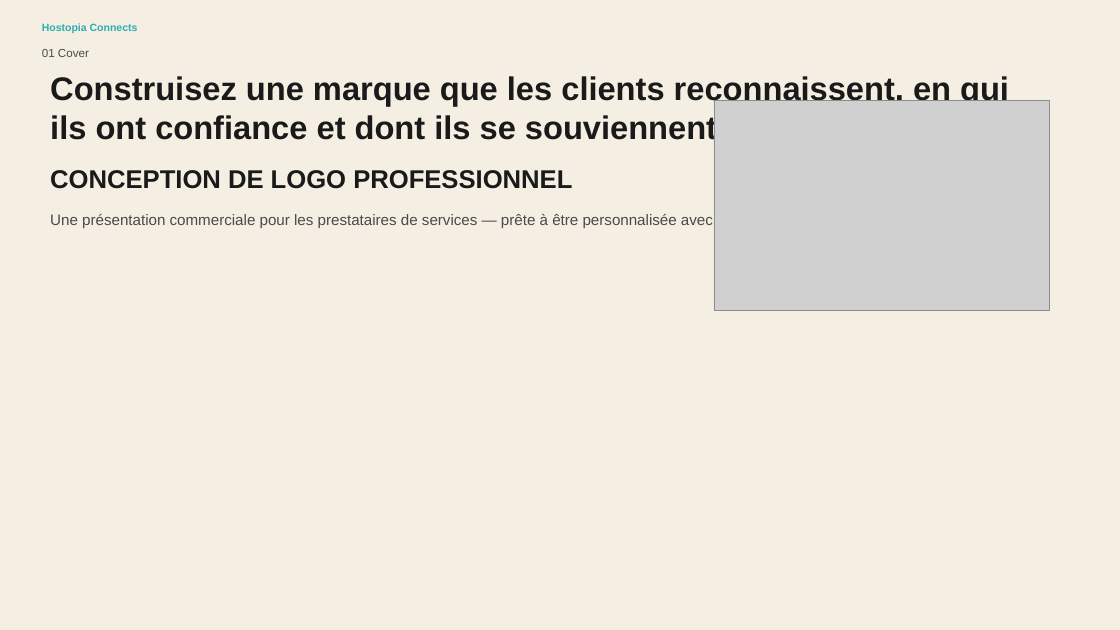
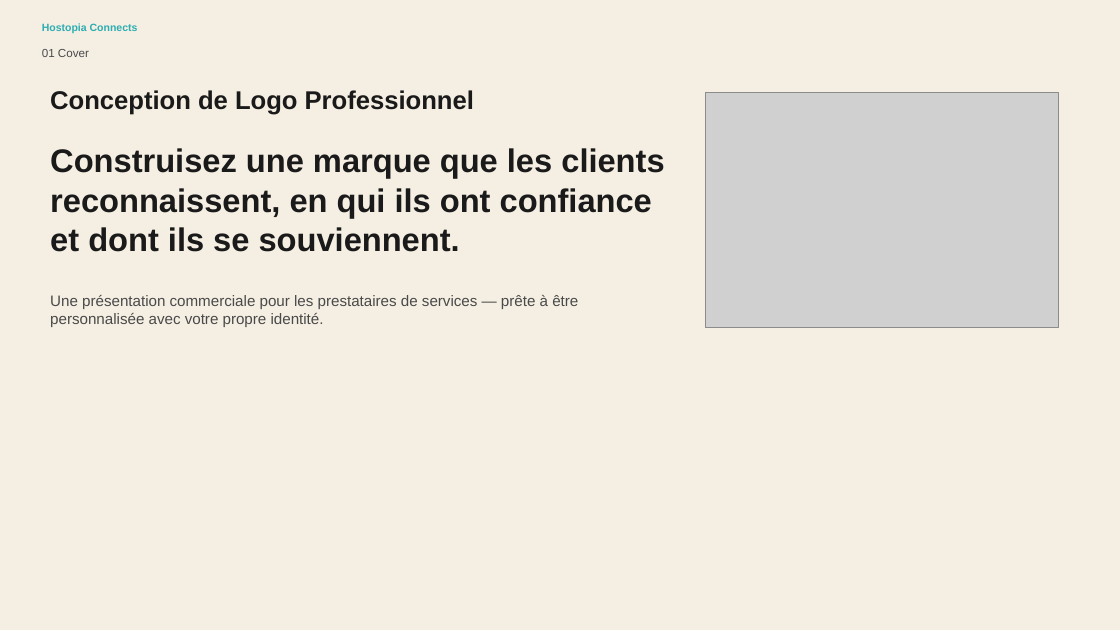
Before and after one commit to ginocardenas-cpu/hostopiaconnects, a slide deck: slide 1 of public/assets/editable/professional-logo-design-sales-presentation-2/fr/Professional Logo Design Sales Presentation - fr.pptx. Drawn at 1120x630 pixels with LibreOffice and Linux fonts; fonts in the diff are those of the drawing; grey boxes stand for pictures. Boxes give left, top, right and bottom in pixels: in the first picture for what was removed or moved away, otherwise in the second. Text is boxed around its words. In the diff, an @@ line names an element or a change of style, - is before the commit and + after.

```diff
--- a/public/assets/editable/professional-logo-design-sales-presentation-2/fr/Professional Logo Design Sales Presentation - fr.pptx
+++ b/public/assets/editable/professional-logo-design-sales-presentation-2/fr/Professional Logo Design Sales Presentation - fr.pptx
@@ text "Conception de Logo Professionnel" at (50,90,474,115): vertical alignment middle to top @@
@@ text at (50,90,474,115): text changed @@
-CONCEPTION DE LOGO PROFESSIONNEL
+Conception de Logo Professionnel
@@ picture: place and size @@
-picture at (714,101,1050,311)
+picture at (706,92,1059,328)
@@ text "Construisez une marque que les ...": place and size @@
-text "Construisez une marque que les ..." at (50,76,1009,145)
+text "Construisez une marque que les ..." at (50,148,664,252)
@@ text "Construisez une marque que les ..." at (50,148,664,252): vertical alignment middle to top @@
@@ text "Une présentation commerciale pour les ..." rewrapped from (50,214,713,228) to (50,295,578,327) @@
```
Also in this commit, not shown: 12 other slides changed, 37 other files.
